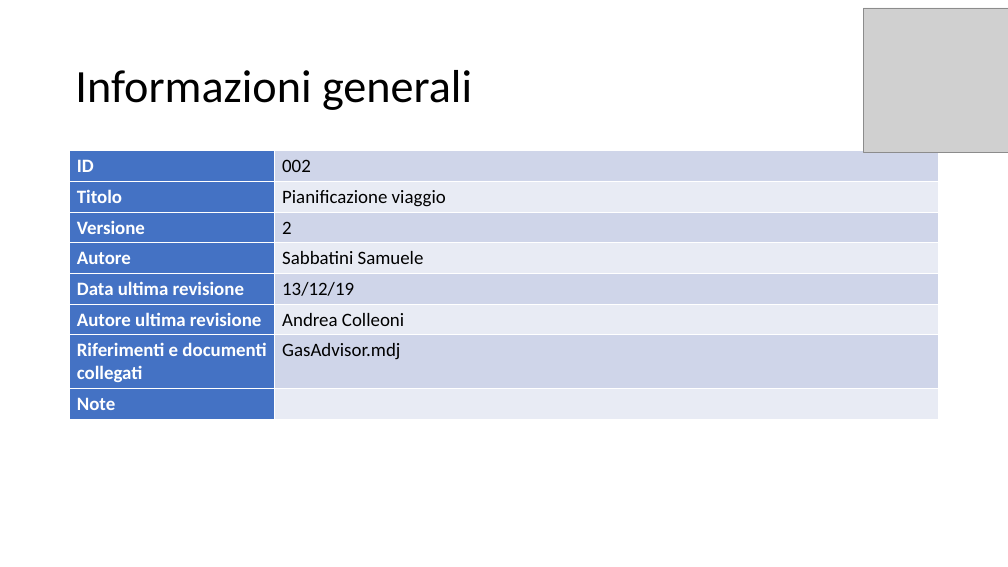
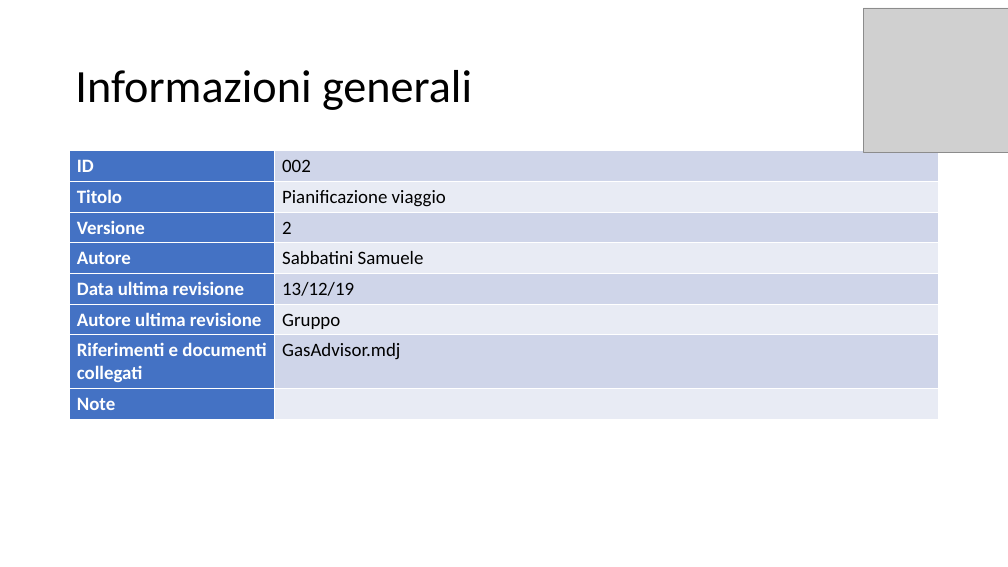
Before and after one commit to itsar19-20/gas, a slide deck: slide 2 of docs/analisi/Template use case/Template Use Case - Pianificazione.pptx. Drawn at 1008x567 pixels with LibreOffice and Linux fonts; fonts in the diff are those of the drawing; grey boxes stand for pictures. Boxes give left, top, right and bottom in pixels: in the first picture for what was removed or moved away, otherwise in the second. Text is boxed around its words. In the diff, an @@ line names an element or a change of style, - is before the commit and + after.

```diff
--- a/docs/analisi/Template use case/Template Use Case - Pianificazione.pptx
+++ b/docs/analisi/Template use case/Template Use Case - Pianificazione.pptx
@@ table at <box>70,151,939,419</box> @@
-row 6, column 2: Andrea Colleoni
+row 6, column 2: Gruppo
```
Also in this commit, not shown: 1 other slide changed, 12 other files.
